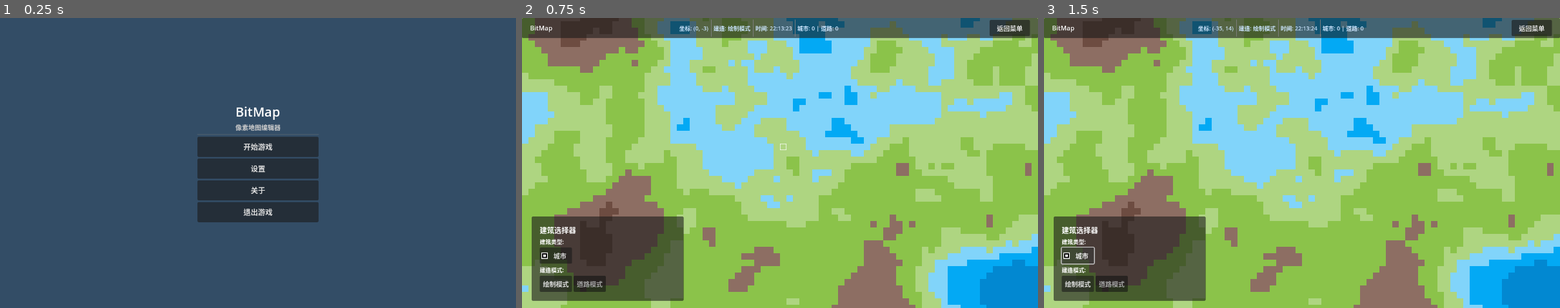
Above: before the commit, frames 1-3 (left to right).
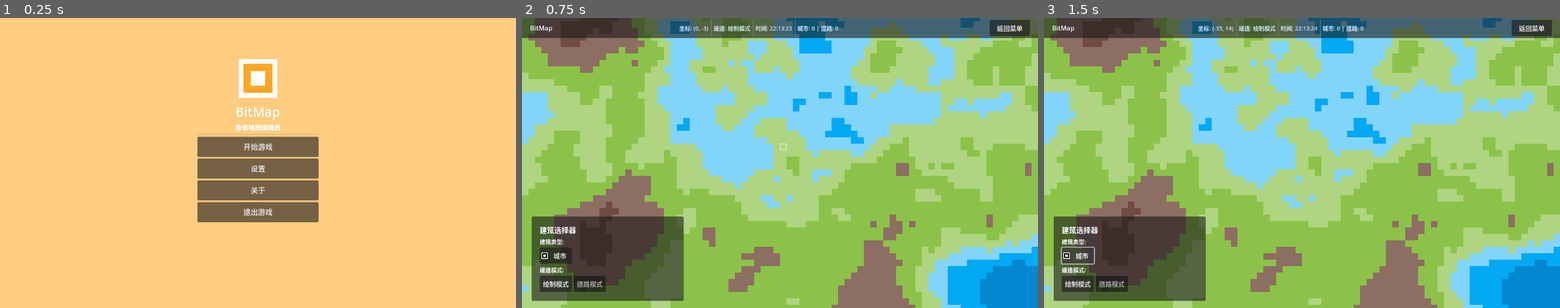
Above: after the commit, the same moments.

Repository: MoYuStudio/BitMap
Game: Godot game, scene res://src/main.tscn
The game is run twice, just before and just after one commit, with the same random seed, the same clock (stepped at 60 frames per second) and the same inputs.
Inputs:
- Up to frame 1 (0.25 s): no input
- Up to frame 2 (0.75 s): click "开始游戏" at 0.5 s
- Up to frame 3 (1.5 s): click "城市" at 1.25 s

The runs differ from the first frame. In frame 1, 100% of the frame differs, in the area x 0-100%, y 0-100%; in frame 2, nothing differs; in frame 3, nothing differs.

Commit message:
main

Diff:
--- /dev/null
+++ b/project/assets/icon.svg
@@ -0,0 +1,12 @@
+<?xml version="1.0" encoding="UTF-8" ?>
+<svg version="1.1" width="16" height="16" xmlns="http://www.w3.org/2000/svg" shape-rendering="crispEdges">
+<rect x="0" y="0" width="16" height="2" fill="#FFFFFF" />
+<rect x="0" y="2" width="2" height="14" fill="#FFFFFF" />
+<rect x="2" y="2" width="12" height="3" fill="#FFA726" />
+<rect x="14" y="2" width="2" height="14" fill="#FFFFFF" />
+<rect x="2" y="5" width="3" height="9" fill="#FFA726" />
+<rect x="5" y="5" width="6" height="6" fill="#FFFFFF" />
+<rect x="11" y="5" width="3" height="9" fill="#FFA726" />
+<rect x="5" y="11" width="6" height="3" fill="#FFA726" />
+<rect x="2" y="14" width="12" height="2" fill="#FFFFFF" />
+</svg>
--- a/project/project.godot
+++ b/project/project.godot
@@ -10,13 +10,15 @@
 
 [application]
 
-config/name="project"
+config/name="BitMap 像素地图编辑器"
 run/main_scene="uid://b43y3wn6howad"
 config/features=PackedStringArray("4.4", "GL Compatibility")
 boot_splash/bg_color=Color(0, 0, 0, 1)
 boot_splash/show_image=false
 boot_splash/fullsize=false
 boot_splash/use_filter=false
+config/icon="uid://cv2tg1yma4qus"
+config/windows_native_icon="res://assets/icon.ico"
 
 [display]
 
--- a/project/src/scene/menu.tscn
+++ b/project/src/scene/menu.tscn
@@ -1,6 +1,7 @@
-[gd_scene load_steps=2 format=3 uid="uid://b8x7k2m3n4p5q"]
+[gd_scene load_steps=3 format=3 uid="uid://b8x7k2m3n4p5q"]
 
 [ext_resource type="Script" uid="uid://dxqtayhynaamc" path="res://src/scene/menu.gd" id="1_menu"]
+[ext_resource type="Texture2D" uid="uid://dmo1f1f7hwx0m" path="res://assets/icon.svg" id="2_8yeyh"]
 
 [node name="MenuScene" type="Control"]
 layout_mode = 3
@@ -19,7 +20,7 @@
 anchor_bottom = 1.0
 grow_horizontal = 2
 grow_vertical = 2
-color = Color(0.2, 0.3, 0.4, 1)
+color = Color(1, 0.8, 0.501961, 1)
 
 [node name="VBoxContainer" type="VBoxContainer" parent="CanvasLayer"]
 anchors_preset = 8
@@ -34,6 +35,11 @@
 grow_horizontal = 2
 grow_vertical = 2
 
+[node name="Icon" type="Sprite2D" parent="CanvasLayer/VBoxContainer"]
+position = Vector2(150, -60)
+scale = Vector2(6, 6)
+texture = ExtResource("2_8yeyh")
+
 [node name="TitleLabel" type="Label" parent="CanvasLayer/VBoxContainer"]
 layout_mode = 2
 theme_override_colors/font_color = Color(1, 1, 1, 1)
@@ -43,7 +49,6 @@
 
 [node name="SubtitleLabel" type="Label" parent="CanvasLayer/VBoxContainer"]
 layout_mode = 2
-theme_override_colors/font_color = Color(0.8, 0.8, 0.8, 1)
 theme_override_font_sizes/font_size = 16
 text = "像素地图编辑器"
 horizontal_alignment = 1
Binary file added: project/assets/icon.ico
Binary file added: project/assets/icon.png
Not shown, added: project/assets/icon.png.import
Not shown, added: project/assets/icon.svg.import
Not shown, added: project/export_presets.cfg
Not shown, added: build/BitMap.exe
Not shown, added: tool/godot/rcedit-x64.exe
